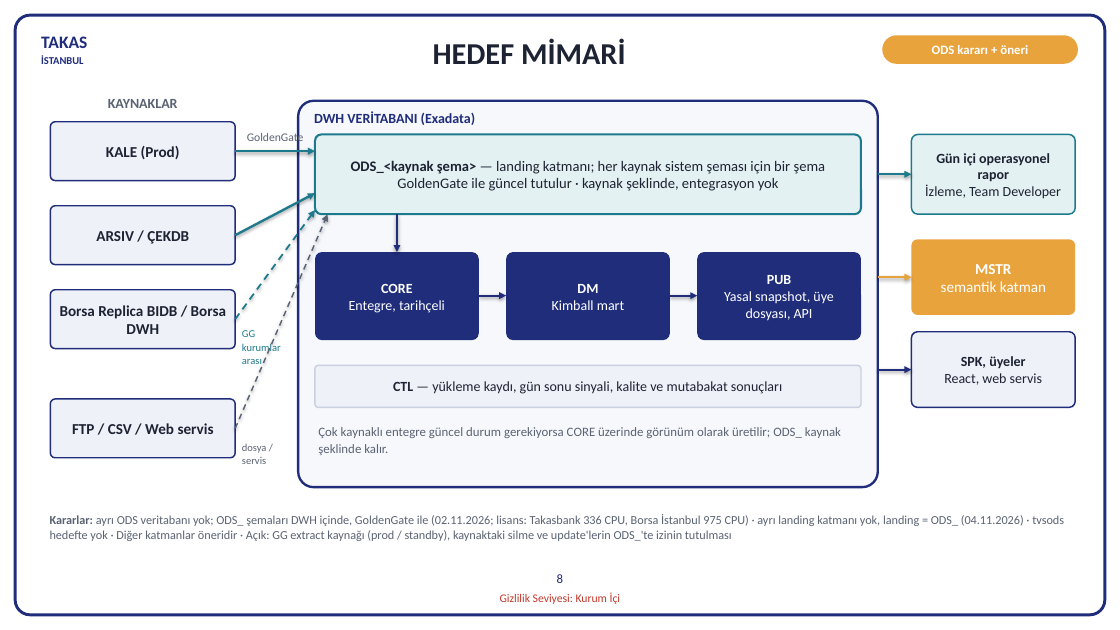
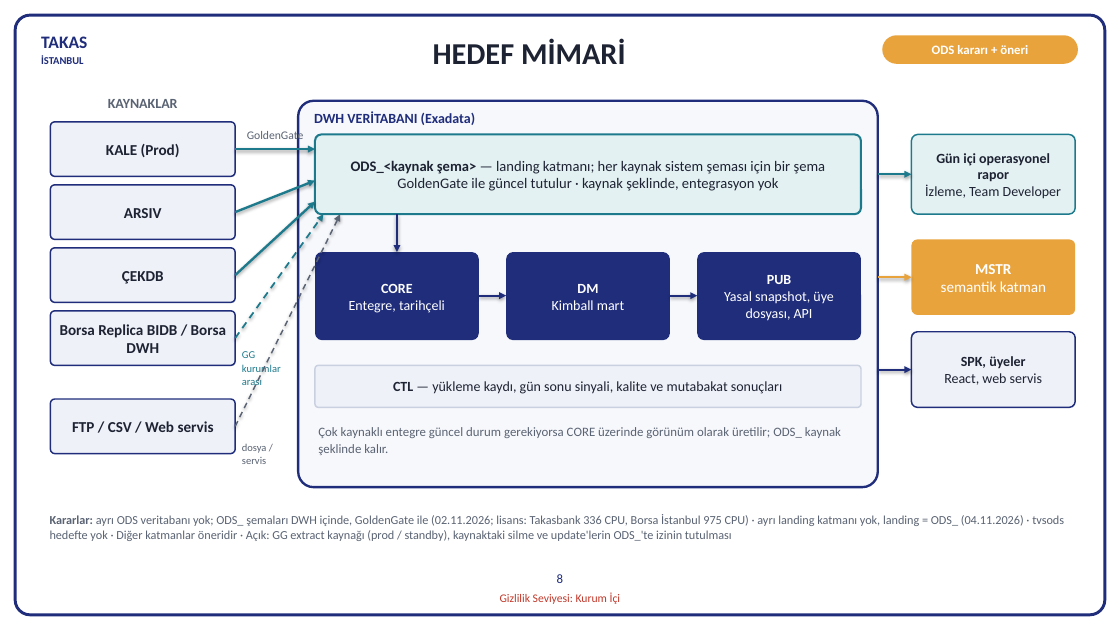
Before and after one commit to hanifidemirel0/Cursor-Projects, a slide deck: slide 8 of outputs/dwh-sunum-kasim-2026/5 - DWHSunum_Kasim2026.pptx. Drawn at 1120x630 pixels with LibreOffice and Linux fonts; fonts in the diff are those of the drawing. Boxes give left, top, right and bottom in pixels: in the first picture for what was removed or moved away, otherwise in the second. Text is boxed around its words. In the diff, an @@ line names an element or a change of style, - is before the commit and + after.

```diff
--- a/outputs/dwh-sunum-kasim-2026/5 - DWHSunum_Kasim2026.pptx
+++ b/outputs/dwh-sunum-kasim-2026/5 - DWHSunum_Kasim2026.pptx
@@ rounded rectangle "KALE (Prod)": place and size @@
-rounded rectangle "KALE (Prod)" at [50, 122, 235, 181]
+rounded rectangle "KALE (Prod)" at [50, 122, 235, 176]
@@ rounded rectangle "ARSIV": place and size @@
-rounded rectangle "ARSIV" at [50, 206, 235, 265]
+rounded rectangle "ARSIV" at [50, 185, 235, 239]
@@ text in rounded rectangle at [124, 208, 162, 218]: text changed @@
-ARSIV / ÇEKDB
+ARSIV
@@ arrow moved from (235, 235) - (315, 193) to (235, 212) - (315, 181) @@
@@ arrow added from (235, 275) to (315, 202), #1D7A8C 2 pt @@
@@ arrow moved from (235, 429) - (328, 214) to (235, 427) - (340, 214) @@
@@ arrow moved from (235, 319) - (315, 210) to (235, 339) - (323, 214) @@
@@ rounded rectangle added at [50, 248, 235, 302], fill #EEF1F8, outline #1F2D7B 1.25 pt, 13 pt, text #1E2333, bold @@
+ÇEKDB
@@ rounded rectangle "Borsa Replica BIDB / Borsa ...": place and size @@
-rounded rectangle "Borsa Replica BIDB / Borsa ..." at [50, 290, 235, 349]
+rounded rectangle "Borsa Replica BIDB / Borsa ..." at [50, 311, 235, 365]
@@ text "GG": place and size @@
-text "GG" at [242, 330, 281, 367]
+text "GG" at [242, 351, 281, 388]
@@ rounded rectangle "FTP / CSV / Web ...": place and size @@
-rounded rectangle "FTP / CSV / Web ..." at [50, 399, 235, 458]
+rounded rectangle "FTP / CSV / Web ..." at [50, 399, 235, 454]
```
Also in this commit, not shown: 2 other files.
